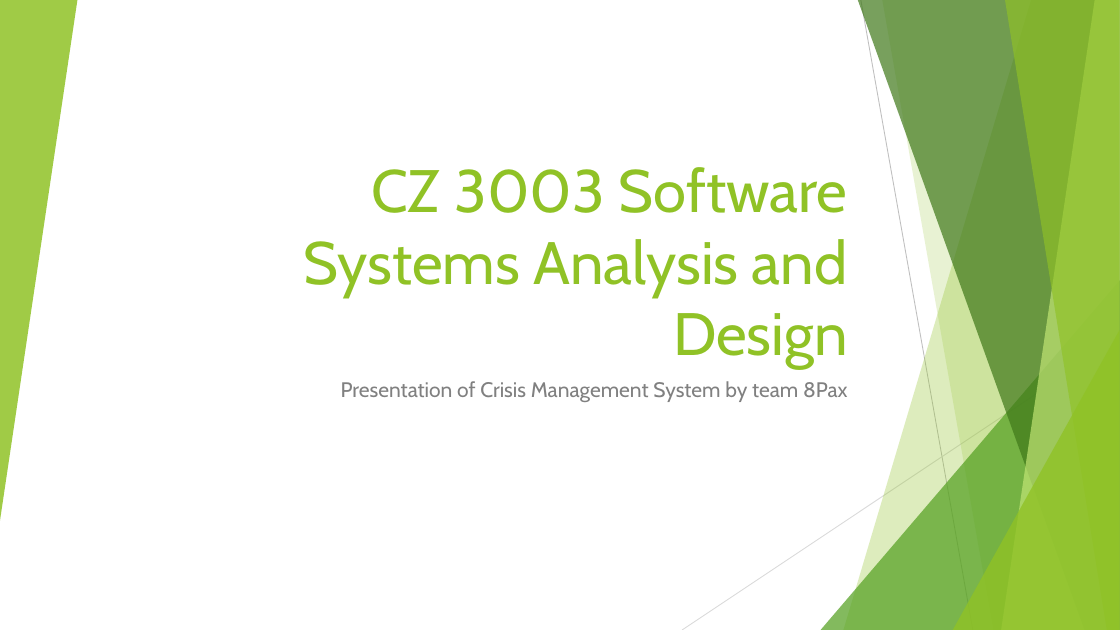
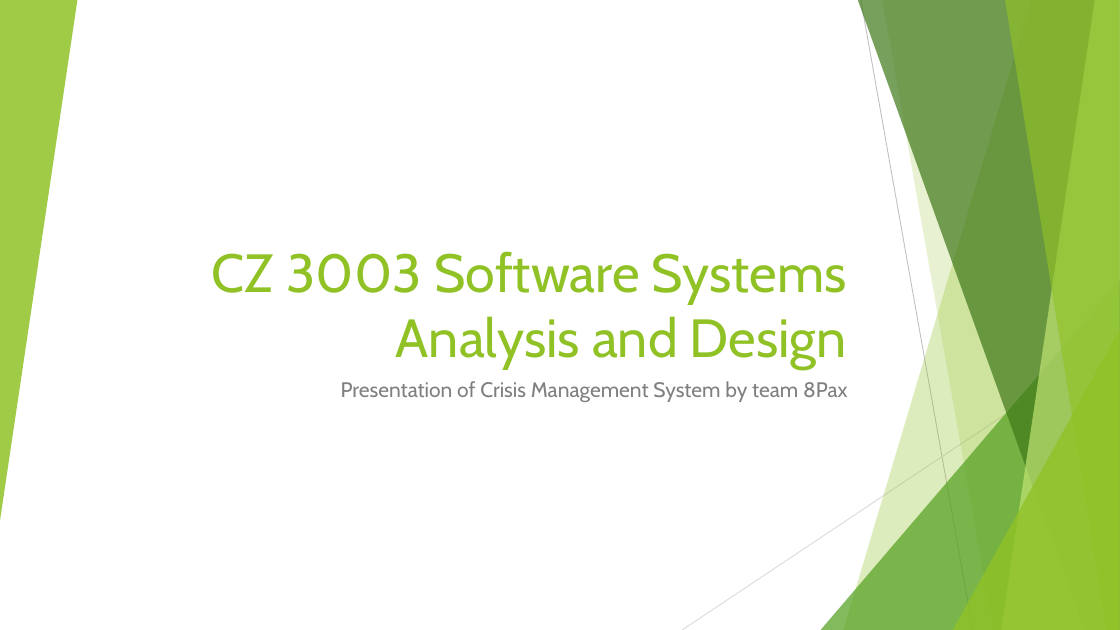
Before and after one commit to horaceyoung/Crisis-Management-System, a slide deck: slide 1 of Presentation Slides new.pptx. Drawn at 1120x630 pixels with LibreOffice and Linux fonts; fonts in the diff are those of the drawing. Boxes give left, top, right and bottom in pixels: in the first picture for what was removed or moved away, otherwise in the second. Text is boxed around its words. In the diff, an @@ line names an element or a change of style, - is before the commit and + after.

```diff
--- a/Presentation Slides new.pptx
+++ b/Presentation Slides new.pptx
@@ title "CZ 3003 Software Systems Analysis ..." at (212,251,847,368): size 51.3 to 46.2 pt @@
```
Also in this commit, not shown: 4 other slides changed, 4 slides removed.
